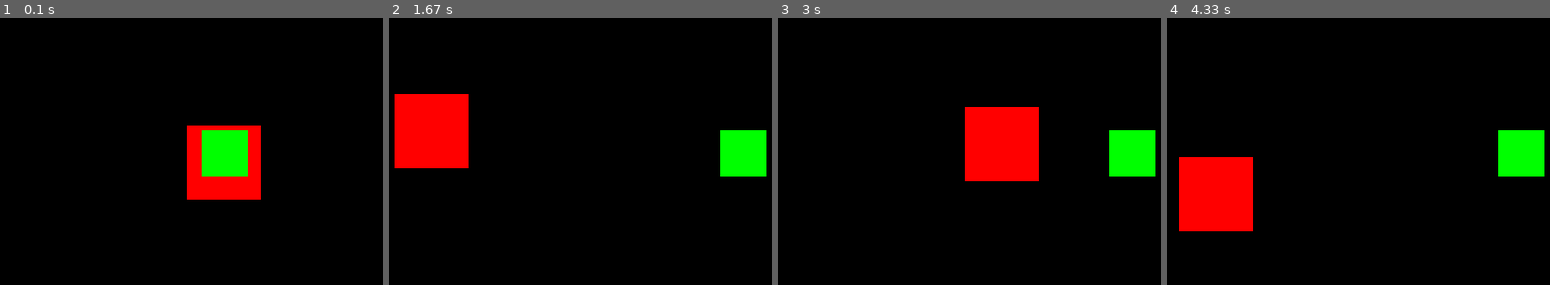
Above: before the commit, frames 1-4 (left to right).
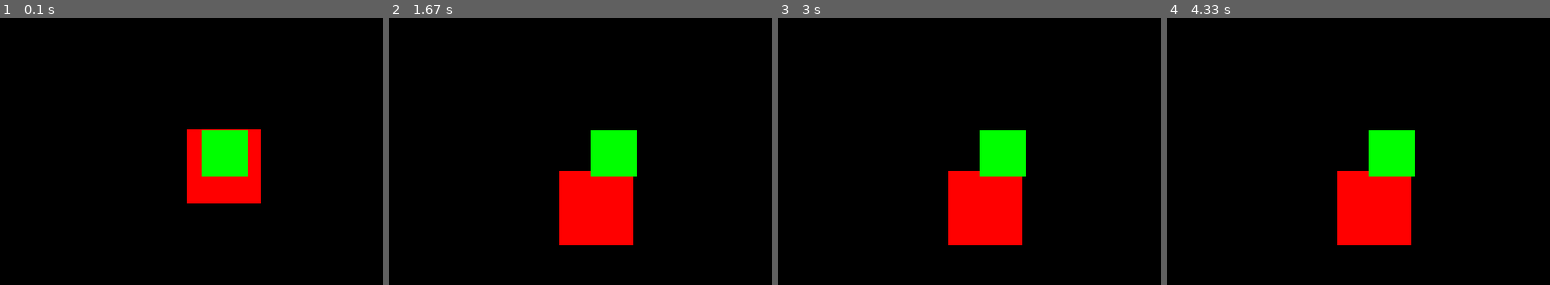
Above: after the commit, the same moments.

Repository: hsiang086/crc-static-exhibition
Game: pygame game, started from main/third_scene.py
Two runs of this game, one before a commit and one after it. Both use one fixed random seed, a clock stepped at 60 frames per second and the inputs below.
Inputs:
- Up to frame 1 (0.1 s): no input
- Up to frame 2 (1.67 s): hold P 0.33-0.8 s; hold D 0.33-0.8 s
- Up to frame 3 (3 s): no input
- Up to frame 4 (4.33 s): no input

The runs differ from the first frame. In frame 1, 0.5% of the frame differs, in the area x 48-69%, y 40-70%; in frame 2, 15%, in the area x 1-99%, y 28-86%; in frame 3, 12%; in frame 4, 15%.

Commit message:
Update third_scene.py

Diff:
--- a/main/third_scene.py
+++ b/main/third_scene.py
@@ -80,10 +80,9 @@
 
 
 init()
+paused = True
 while True:
-    if movecircle_bool:
-        theta += circle_move_speed
-        theta %= 360
+
     screen.fill("black")
     third_scenes.draw(screen)
     clock.tick(FPS)
@@ -91,6 +90,15 @@
     for event in events:
         if event.type == pygame.QUIT:
             os._exit(True)
+        if event.type == pygame.KEYDOWN:
+            if event.key == pygame.K_p:
+                paused = not paused
+                if not paused:
+                    print("paused")
     movecircle_bool = True
-    third_scenes.update()
-    pygame.display.update()
+    if paused:
+        if movecircle_bool:
+            theta += circle_move_speed
+            theta %= 360
+        third_scenes.update()
+        pygame.display.update()
